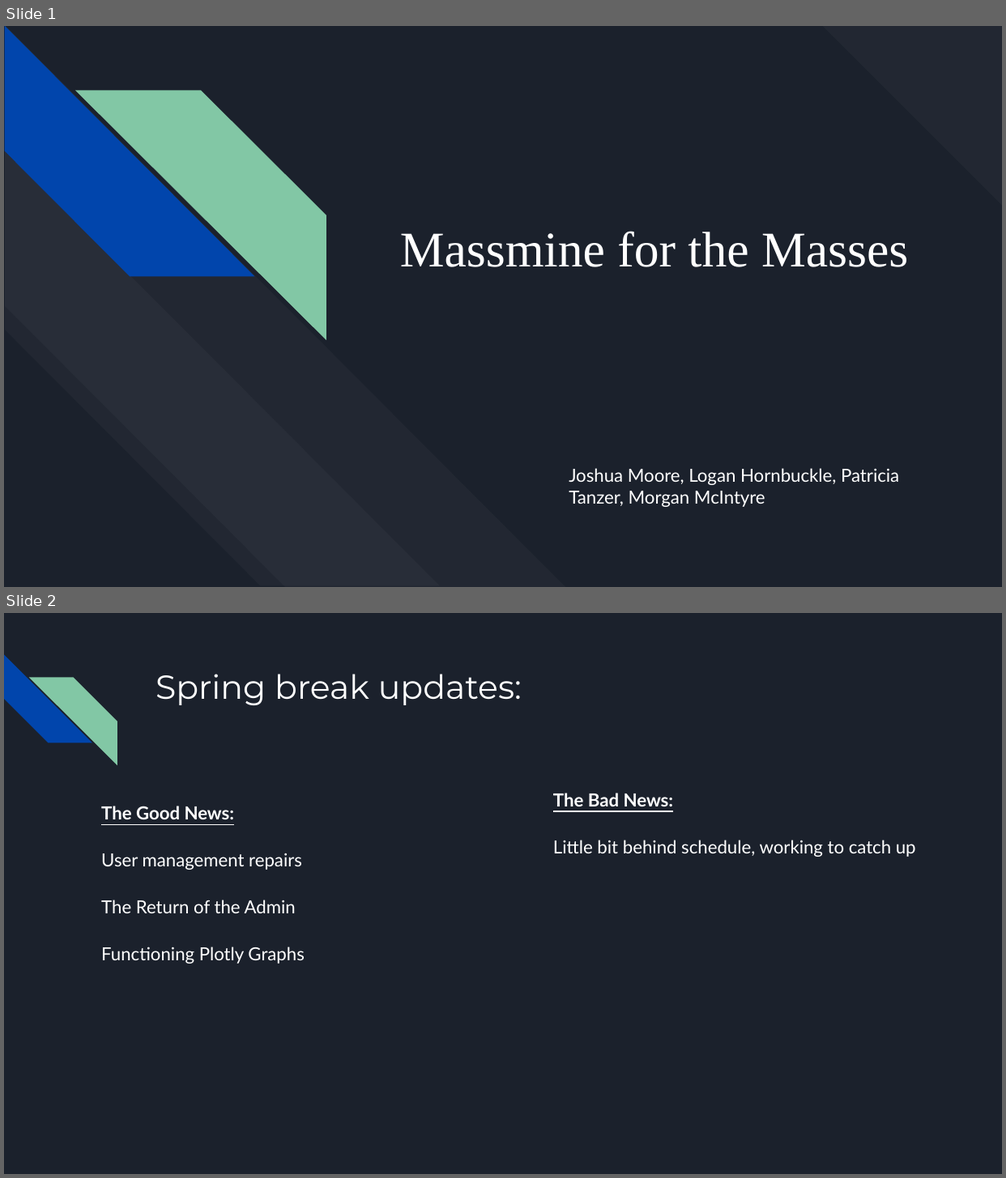
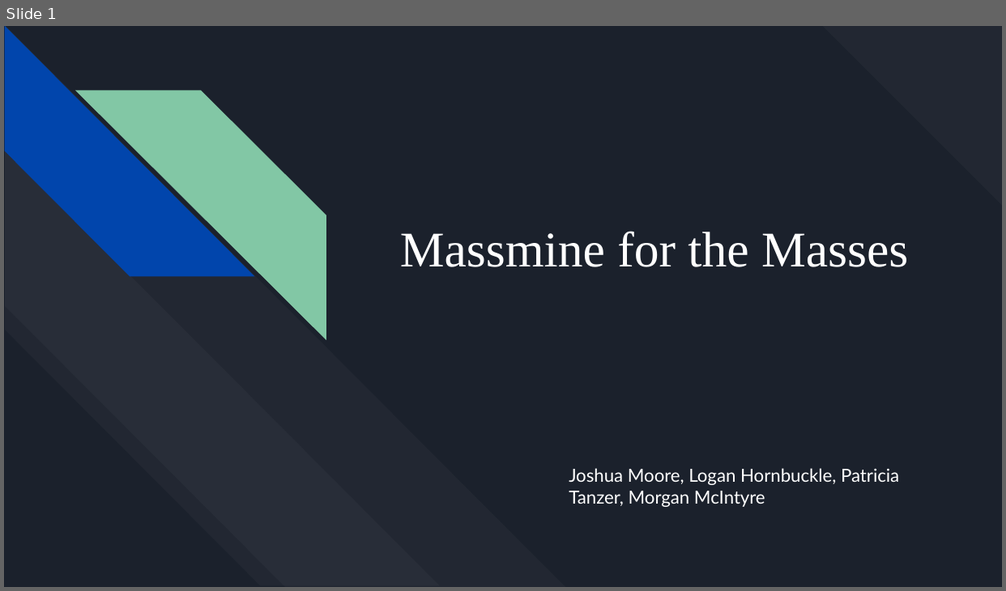
Before and after one commit to JoshCMoore/Massmine-for-the-Masses, a slide deck: documentation/slides/PresentationMar14.pptx. Shown one above the other, each under a label of ours: slides 1 and 2 before the commit, slide 1 after it. The pictures are 1006x1178 and 1006x591 pixels, drawn with LibreOffice and Linux fonts; fonts in the diff are those of the drawing. Boxes give left, top, right and bottom in pixels: in the first picture for what was removed or moved away, otherwise in the second. Text is boxed around its words. In the diff, an @@ line names an element or a change of style, - is before the commit and + after.

Commit message:
Updated Presentation

```diff
--- a/documentation/slides/PresentationMar14.pptx
+++ b/documentation/slides/PresentationMar14.pptx
@@ slide 2 removed at (4,613,1002,1174), background #1B212C @@
@@ diag stripe removed at (4,655,91,743) @@
@@ diag stripe removed at (29,677,117,764) @@
@@ title removed at (155,674,522,705) @@
-Spring break updates:
@@ text removed at (101,806,304,964) @@
-The Good News:
-User management repairs
-The Return of the Admin
-Functioning Plotly Graphs
@@ text removed at (553,793,916,857) @@
-The Bad News:
-Little bit behind schedule, working to catch up
```
Also in this commit, not shown: 1 slide added.
